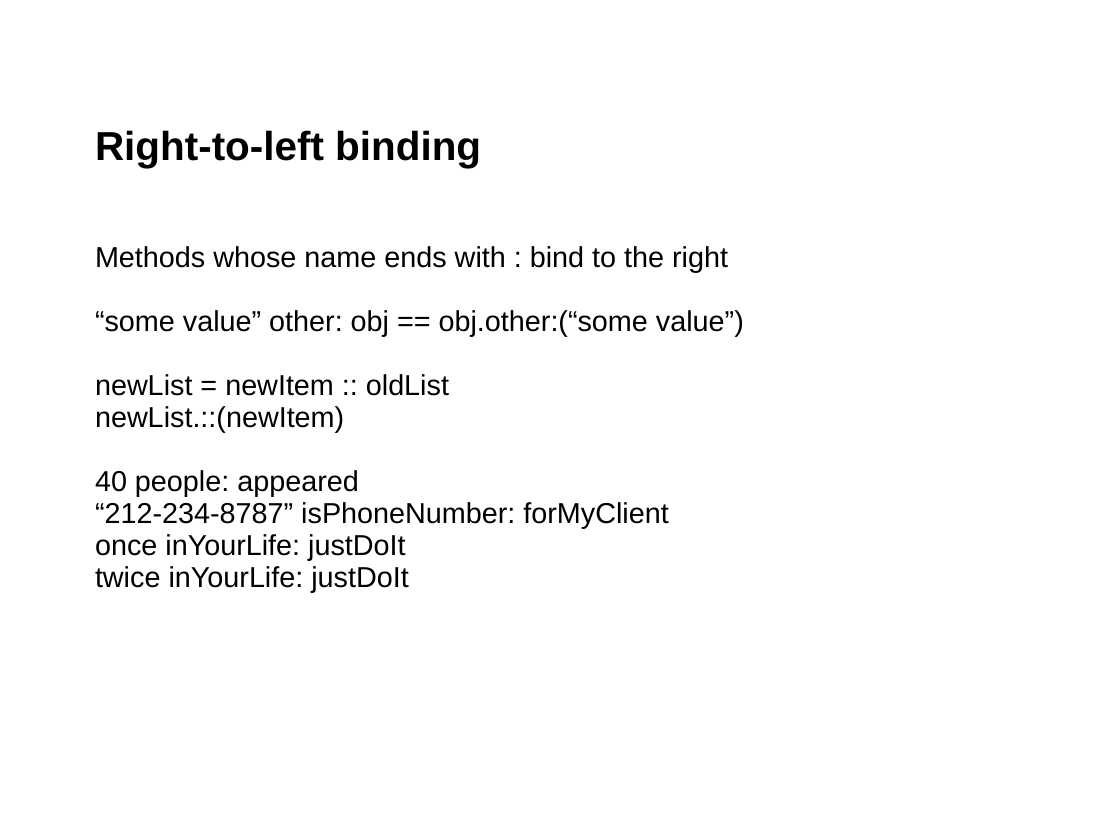
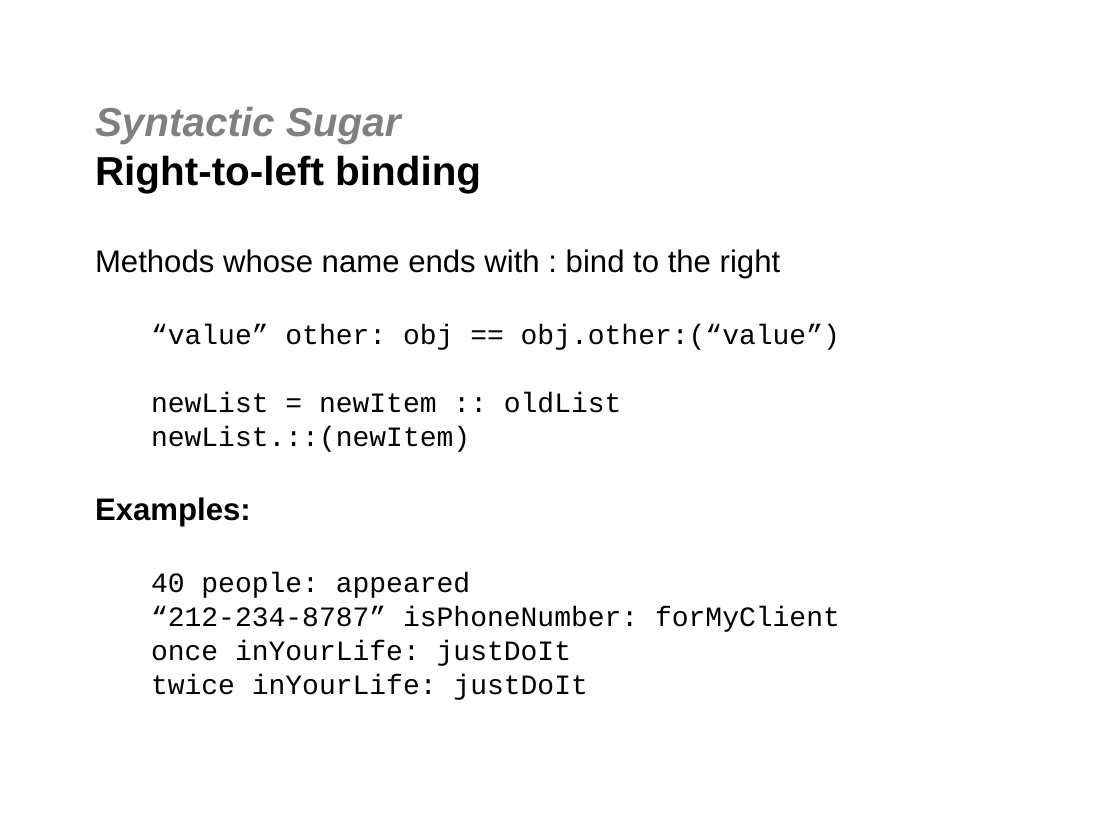
Before and after one commit to jgoodsen/agile2010, a slide deck: slide 13 of dsl.ppt. Drawn at 1120x840 pixels with LibreOffice and Linux fonts; fonts in the diff are those of the drawing; background and template pictures are left out. Boxes give left, top, right and bottom in pixels: in the first picture for what was removed or moved away, otherwise in the second. Text is boxed around its words. In the diff, an @@ line names an element or a change of style, - is before the commit and + after.

```diff
--- a/dsl.ppt
+++ b/dsl.ppt
@@ title at [95,107,481,192]: text changed @@
-Right-to-left binding
+Syntactic Sugar
+Right-to-left binding
@@ text at [95,249,840,700]: size 18.5 to 20 pt in "Methods whose name ends with : bind ..."; size 18.5 to 18 pt, font Arial to Courier New in "newList = newItem :: oldList", "newList.::(newItem)", "40 people: appeared", "“212-234-8787” isPhoneNumber: forMyClient" and 2 more places; line spacing 0.7 to 0.8; list level 1 to 2 in "newList = newItem :: oldList"; list level 1 to 2 in "newList.::(newItem)"; list level 1 to 2 in "40 people: appeared"; list level 1 to 2 in "“212-234-8787” isPhoneNumber: forMyClient"; list level 1 to 2 in "once inYourLife: justDoIt"; list level 1 to 2 in "twice inYourLife: justDoIt" @@
@@ text at [151,324,840,350]: text changed; size 18.5 to 18 pt; font Arial to Courier New @@
-“some value” other: obj == obj.other:(“some value”)
+  “value” other: obj == obj.other:(“value”)
@@ text at [95,497,251,527]: paragraph added @@
+Examples:
```
Also in this commit, not shown: 3 other slides changed, 8 slides added, 1 other file.
